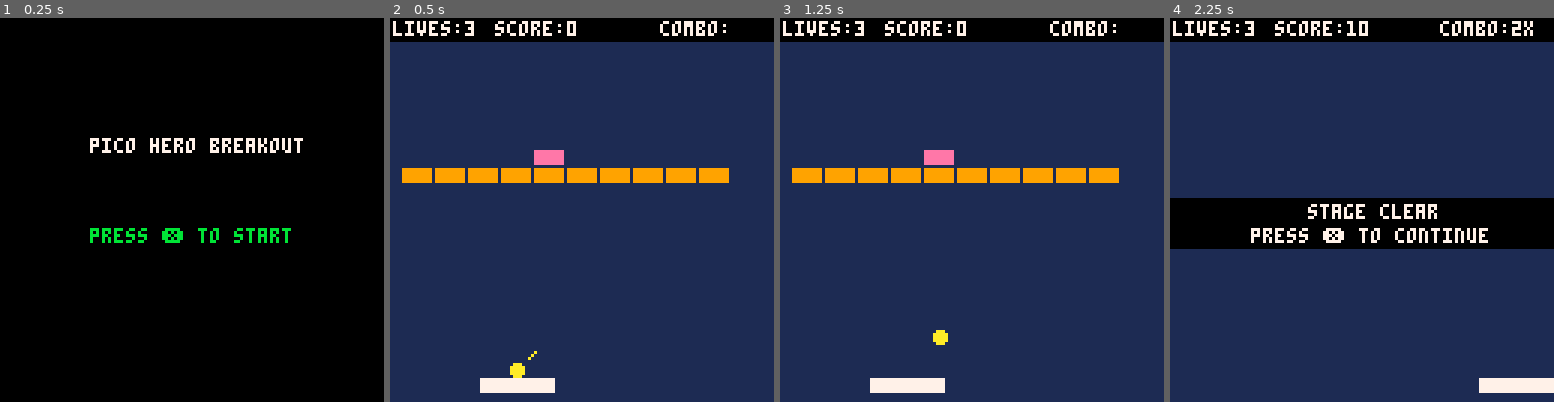
Above: before the commit, frames 1-4 (left to right).
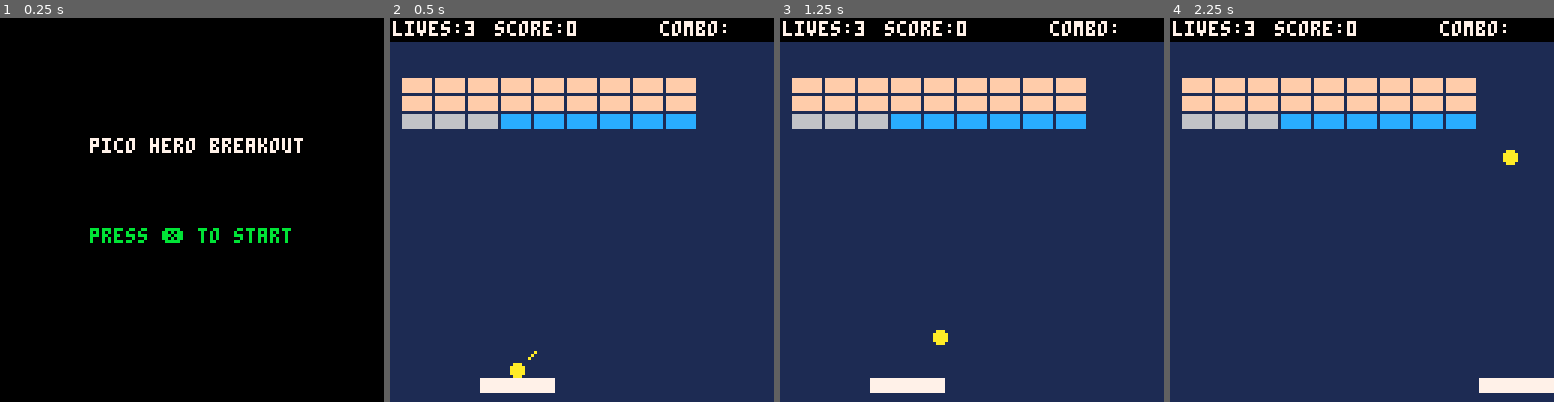
Above: after the commit, the same moments.

Repository: ivanarellano/pico8-doodles
Game: PICO-8 cartridge breakout/breakout.p8
Same seed, same stepped clock (60 frames per second), same inputs: the game is played once before the commit and once after it.
Inputs:
- Up to frame 1 (0.25 s): no input
- Up to frame 2 (0.5 s): tap X (X key) at 0.33 s
- Up to frame 3 (1.25 s): tap X (X key) at 1.07 s
- Up to frame 4 (2.25 s): hold Right 1.6-2.1 s; tap X (X key) at 1.85 s

Frame 1 is identical in both runs. In frame 2, 12% of the frame differs, in the area x 3-89%, y 15-43%; in frame 3, 12%; in frame 4, 22%, in the area x 0-100%, y 0-61%.

Commit message:
Refactor; Balls are now objects

Diff:
--- a/breakout/breakout.p8
+++ b/breakout/breakout.p8
@@ -7,8 +7,8 @@
 	level=""
 	levelnum=1
 	levels={}
-	--levels[1]="h9/h9/i3p6"
-	levels[1]="////x4b/s9s"
+	levels[1]="h9/h9/i3p6"
+	--levels[1]="////x4b/s9s"
 	--levels[1]="bxhxsxixpxbxbxbxbxbxbxbxbxbxbxbxbxbxbxbxbxbxbxbxbxbxbxbx"
 	debug=""
 end
@@ -142,31 +142,47 @@
 end
 
 function serveball()
-	ball_x=pad_x+flr(pad_w/2)
-	ball_y=pad_y-ball_r
-	ball_dx=1
-	ball_dy=-1
-	ball_ang=1
+	balls={}
+	balls[1]=newball()
+
+	balls[1].x=pad_x+flr(pad_w/2)
+	balls[1].y=pad_y-ball_r
+	balls[1].dx=1
+	balls[1].dy=-1
+	balls[1].ang=1
+
 	combo_mult=1
 	points_mult=1
+
 	sticky=true
 	sticky_x=flr(pad_w/2)
+
+	pups={}
 	powerup=0
 	powerup_t=0
-	pups={}
-end
-
-function setangle(ang)
-	ball_ang=ang
+end
+
+function newball()
+	local b={}
+	b.x=0
+	b.y=0
+	b.dx=1
+	b.dy=-1
+	b.ang=1
+	return b
+end
+
+function setangle(ball,ang)
+	ball.ang=ang
 	if ang==2 then
-		ball_dx=0.5*sign(ball_dx)
-		ball_dy=1.3*sign(ball_dy)
+		ball.dx=0.5*sign(ball.dx)
+		ball.dy=1.3*sign(ball.dy)
 	elseif ang==0 then
-		ball_dx=1.3*sign(ball_dx)
-		ball_dy=0.5*sign(ball_dy)
+		ball.dx=1.3*sign(ball.dx)
+		ball.dy=0.5*sign(ball.dy)
 	else
-		ball_dx=sign(ball_dx)
-		ball_dy=sign(ball_dy)
+		ball.dx=sign(ball.dx)
+		ball.dy=sign(ball.dy)
 	end
 end
 
@@ -295,11 +311,14 @@
 function draw_game()
 	cls(1)
 
-	circfill(ball_x,ball_y,ball_r,10)
+	for bi=#balls,1,-1 do
+		circfill(balls[bi].x,balls[bi].y,ball_r,10)
+	end
 
 	if sticky then
+		local b=balls[1]
 		--serve preview
-  line(ball_x+ball_dx*4,ball_y+ball_dy*4,ball_x+ball_dx*6,ball_y+ball_dy*6,10)
+  line(b.x+b.dx*4,b.y+b.dy*4,b.x+b.dx*6,b.y+b.dy*6,10)
 	end
 
 	rectfill(pad_x,pad_y,pad_x+pad_w,pad_y+pad_h,7)
@@ -406,12 +425,12 @@
 	if btn(0) and pad_x>0 then
 		pad_dx = -2.5
 		btn_press = true
-		if sticky then ball_dx=-1 end
+		if sticky then balls[1].dx=-1 end
 	end
 	if btn(1) and pad_x<127-pad_w then
 		pad_dx = 2.5
 		btn_press = true
-		if sticky then ball_dx=1 end
+		if sticky then balls[1].dx=1 end
 	end
 
 	if sticky and btnp(5) then
@@ -425,6 +444,11 @@
 
 	pad_x+=pad_dx
 	pad_x=mid(0,pad_x,127-pad_w)
+
+	--ball loop
+	for bi=#balls,1,-1 do
+		updateball(bi)
+	end
 
 	local del_pups={}
 	for pup in all(pups) do
@@ -458,42 +482,46 @@
 	end
 
 	checkexplosions()
+end
+
+function updateball(i)
+	local b=balls[i]
 
 	if sticky then
-		ball_x=pad_x+sticky_x
-		ball_y=pad_y-ball_r-1
+		balls[1].x=pad_x+sticky_x
+		balls[1].y=pad_y-ball_r-1
 		return
 	end
 
 	if powerup==1 then
 	-- calculate next pos
 	-- before applying to ball
-		nextx = ball_x + (ball_dx/2)
-		nexty = ball_y + (ball_dy/2)
+		nextx = b.x + (b.dx/2)
+		nexty = b.y + (b.dy/2)
 	else
-		nextx = ball_x + ball_dx
-		nexty = ball_y + ball_dy
+		nextx = b.x + b.dx
+		nexty = b.y + b.dy
 	end
 
 	if nextx>124 or nextx<3 then
 		nextx=mid(0,nextx,127) --clamp
-		ball_dx = -ball_dx
+		b.dx = -b.dx
 		sfx(1)
 	end
 
 	if nexty<10 then
 		nexty=mid(0,nexty,127) --clamp
-		ball_dy = -ball_dy
+		b.dy = -b.dy
 		sfx(1)
 	end
 
 	-- check if ball hit pad
 	if ball_box(nextx,nexty,pad_x,pad_y,pad_w,pad_h) then
 		-- find out in which direction to deflect
-		if deflx_ball_box(ball_x,ball_y,ball_dx,ball_dy,pad_x,pad_y,pad_w,pad_h) then
+		if deflx_ball_box(b.x,b.y,b.dx,b.dy,pad_x,pad_y,pad_w,pad_h) then
 			--ball hit paddle on the side
-			ball_dx = -ball_dx
-			if ball_x<pad_x+pad_w/2 then
+			b.dx = -b.dx
+			if b.x<pad_x+pad_w/2 then
 				--left
 				nextx=pad_x-ball_r
 			else
@@ -502,23 +530,23 @@
 			end
 		else
 			--ball hit paddle on the top/bottom
-			ball_dy = -ball_dy
-			if ball_y>pad_y then
+			b.dy = -b.dy
+			if b.y>pad_y then
 				--bottom
 				nexty=pad_y+pad_h+ball_r
 			else
 				--top
 				nexty=pad_y-ball_r
 				if abs(pad_dx)>2 then
-					if sign(pad_dx)==sign(ball_dx) then
+					if sign(pad_dx)==sign(b.dx) then
 						--flatten angle
-						setangle(mid(0,ball_ang-1,2))
+						setangle(b,mid(0,b.ang-1,2))
 					else
 						--raise angle
 						if ball_ang==2 then
-							ball_dx=-ball_dx
+							b.dx=-b.dx
 						else
-							setangle(mid(0,ball_ang+1,2))
+							setangle(b,mid(0,b.ang+1,2))
 						end
 					end
 				end
@@ -528,9 +556,9 @@
 		combo_mult=1
 
 		--catch
-		if powerup==3 and ball_dy<0 then
+		if powerup==3 and b.dy<0 then
 			sticky=true
-			sticky_x=ball_x-pad_x
+			sticky_x=b.x-pad_x
 		end
 	end
 
@@ -543,10 +571,10 @@
 			if powerup==6 and bricks[i].t=="i"
 			or powerup!=6 then
 			-- find out in which direction to deflect
-				if deflx_ball_box(ball_x,ball_y,ball_dx,ball_dy,bricks[i].x,bricks[i].y,brick_w,brick_h) then
-					ball_dx = -ball_dx
+				if deflx_ball_box(b.x,b.y,b.dx,b.dy,bricks[i].x,bricks[i].y,brick_w,brick_h) then
+					b.dx = -b.dx
 				else
-					ball_dy = -ball_dy
+					b.dy = -b.dy
 				end
 			end
 
@@ -555,8 +583,8 @@
 		end
 	end
 
-	ball_x = nextx
-	ball_y = nexty
+	b.x = nextx
+	b.y = nexty
 
 	--ball missed paddle
 	if nexty>127 then
